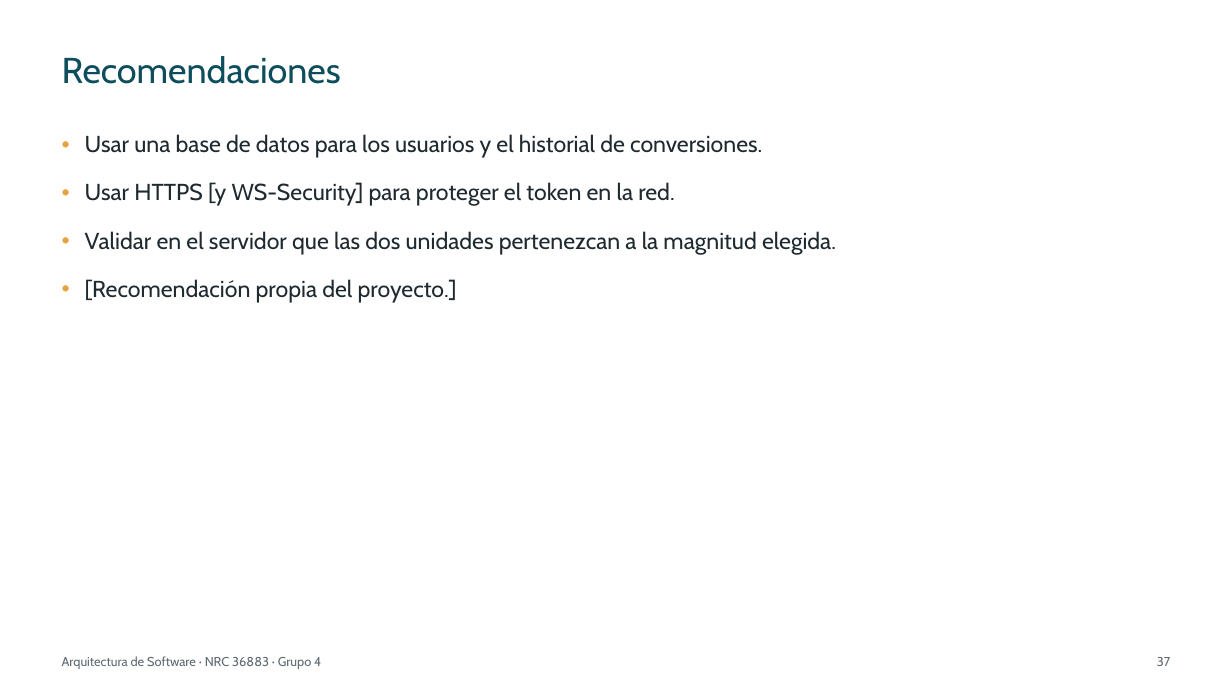
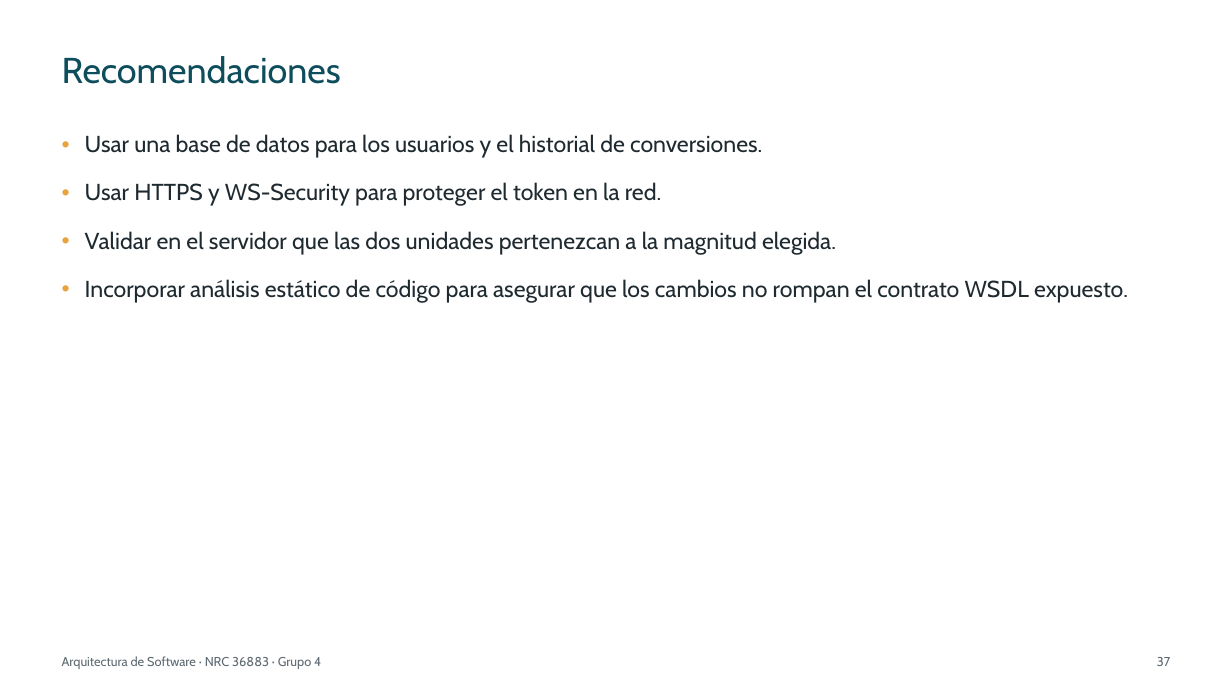
Before and after one commit to IMarcusDev/TI.1.1.-PAO202651_SOAP_JAVA_SINBDD_NRC_36883_GR04, a slide deck: slide 37 of 05. DOCUMENTACION/PRESENTACION TI.1.1. SOAP sin BDD en JAVA GR4.pptx. Drawn at 1232x693 pixels with LibreOffice and Linux fonts; fonts in the diff are those of the drawing. Boxes give left, top, right and bottom in pixels: in the first picture for what was removed or moved away, otherwise in the second. Text is boxed around its words. In the diff, an @@ line names an element or a change of style, - is before the commit and + after.

```diff
--- a/05. DOCUMENTACION/PRESENTACION TI.1.1. SOAP sin BDD en JAVA GR4.pptx
+++ b/05. DOCUMENTACION/PRESENTACION TI.1.1. SOAP sin BDD en JAVA GR4.pptx
@@ text at (x1=85, y1=182, x2=661, y2=206): text changed @@
-• Usar HTTPS [y WS-Security] para proteger el token en la red.
+• Usar HTTPS y WS-Security para proteger el token en la red.
@@ text at (x1=85, y1=279, x2=1128, y2=303): text changed @@
-• [Recomendación propia del proyecto.]
+• Incorporar análisis estático de código para asegurar que los cambios no rompan el contrato WSDL expuesto.
```
Also in this commit, not shown: 27 other slides changed.
